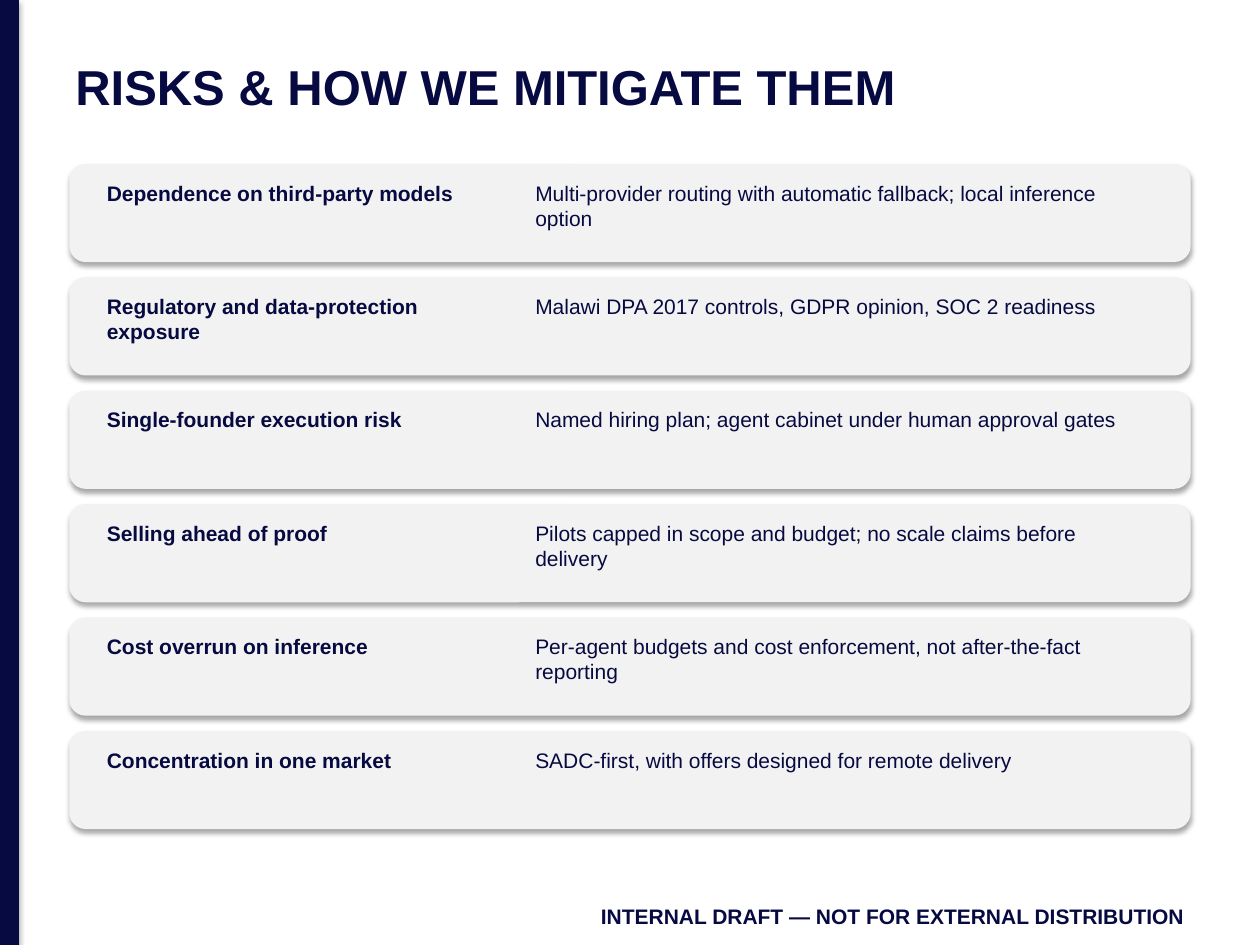
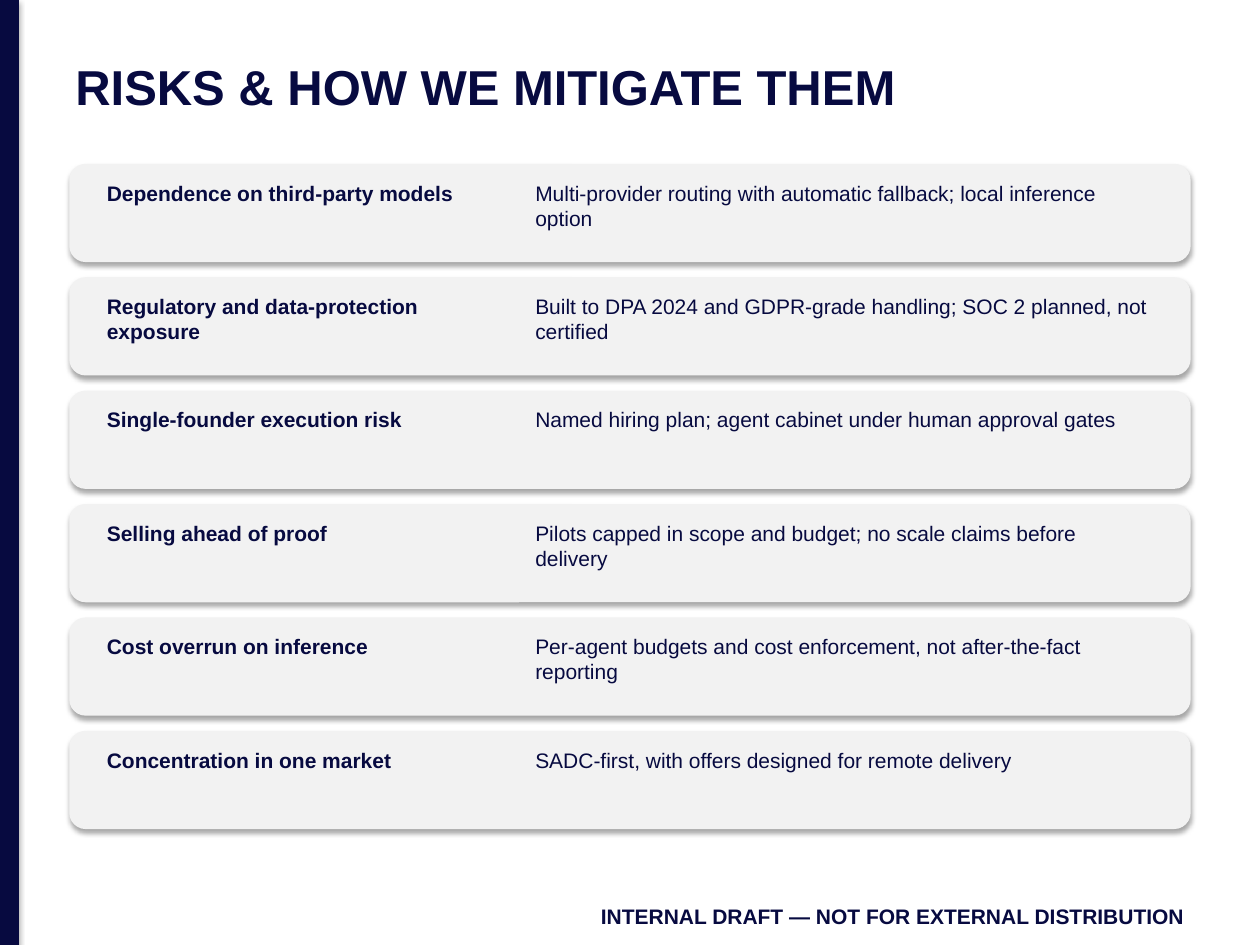
Before and after one commit to jmlusu/light-speed-holdings, a slide deck: slide 11 of static/brand/templates/pitch-deck.pptx. Drawn at 1260x945 pixels with LibreOffice and Linux fonts; fonts in the diff are those of the drawing. Boxes give left, top, right and bottom in pixels: in the first picture for what was removed or moved away, otherwise in the second. Text is boxed around its words. In the diff, an @@ line names an element or a change of style, - is before the commit and + after.

```diff
--- a/static/brand/templates/pitch-deck.pptx
+++ b/static/brand/templates/pitch-deck.pptx
@@ text at <box>535,298,1146,340</box>: text changed @@
-Malawi DPA 2017 controls, GDPR opinion, SOC 2 readiness
+Built to DPA 2024 and GDPR-grade handling; SOC 2 planned, not certified
```
Also in this commit, not shown: 2 other slides changed, 1 other file.
